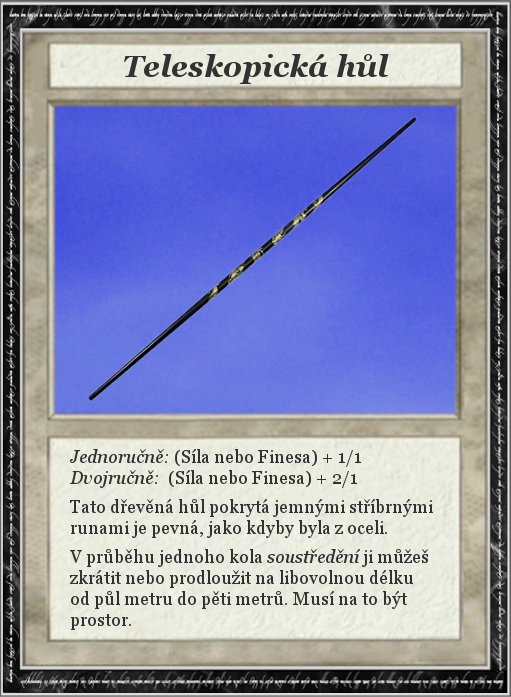
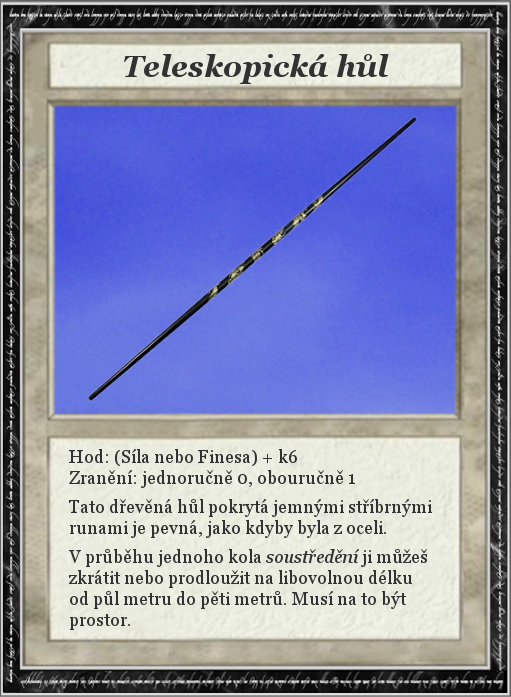
Layered file, before and after one edit (w=511, h=697). Changes by layer:
renamed "Jednoručně: (Síla nebo Finesa)..." to "Hod: (Síla nebo Finesa) + k6 ...", painted on it over <box>69,449,433,630</box>
